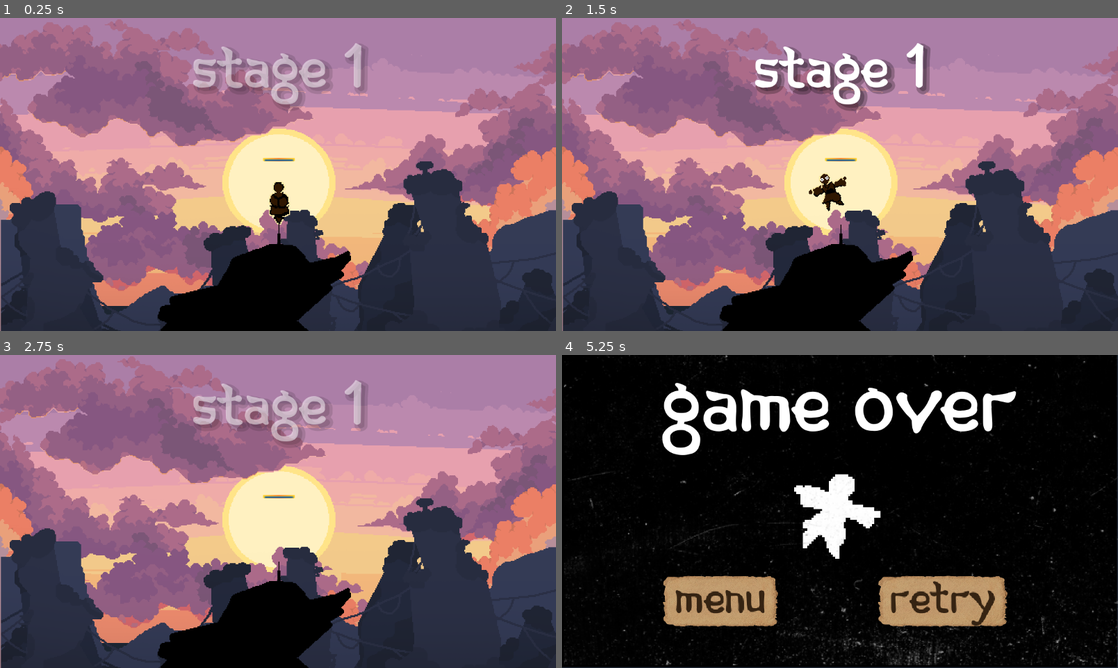
Above: before the commit, frames 1-4 (two rows, left to right).
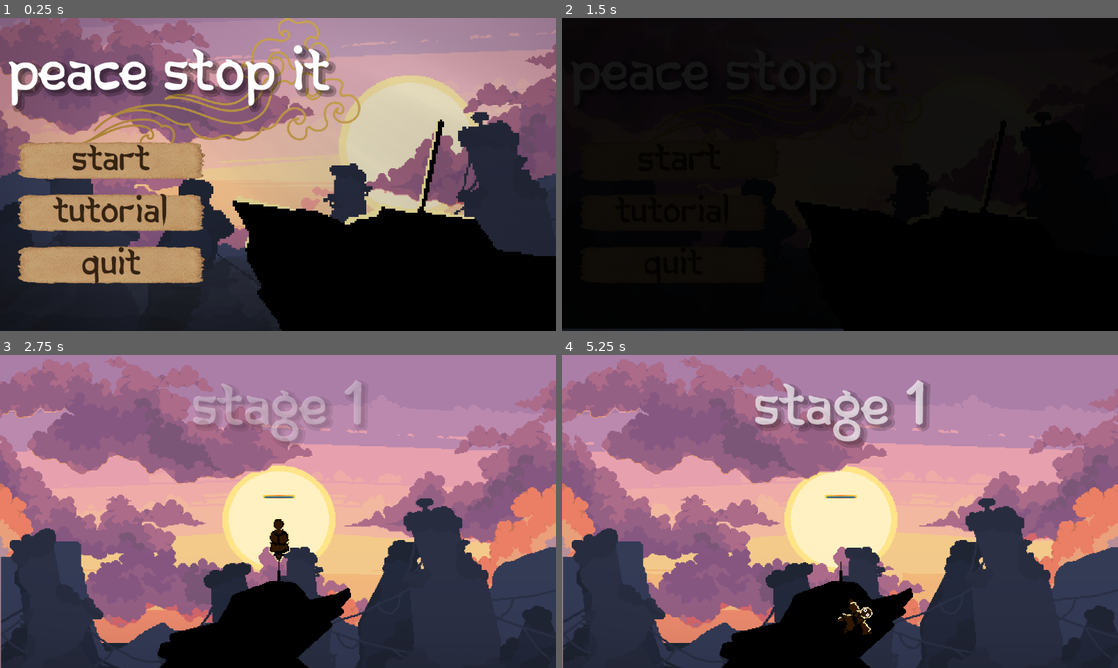
Above: after the commit, the same moments.

Repository: BluePolar282/Jame-Gam-58-2
Game: Godot game, scene res://Jame-Gam-58/UI/scenes/main_manu.tscn
Same seed, same stepped clock (60 frames per second), same inputs: the game is played once before the commit and once after it. Before the commit the project starts from res://Jame-Gam-58/Utilities/scenes/main_scene.tscn.
Inputs (mouse positions are in pixels of both pictures, inside the frame that each line leads up to):
- Up to frame 1 (0.25 s): no input
- Up to frame 2 (1.5 s): click (673, 161) at 0.5 s, where only the run after the commit has a clickable "Start"; tap Enter at 1.25 s; move the mouse to (867, 174) at 1.27 s; hold W (up) from 1.28 s (still down)
- Up to frame 3 (2.75 s): keep holding W (up); move the mouse to (250, 511) at 2.02 s
- Up to frame 4 (5.25 s): keep holding W (up); move the mouse to (851, 505) at 2.77 s; move the mouse to (834, 517) at 3.52 s; move the mouse to (878, 514) at 4.27 s; move the mouse to (795, 508) at 5.02 s

The runs differ from the first frame. In frame 1, 76% of the frame differs, in the area x 0-100%, y 0-100%; in frame 2, 94%; in frame 3, 10%; in frame 4, 95%.

Commit message:
val changes

Diff:
--- a/Jame-Gam-58/Objects/scripts/tower.gd
+++ b/Jame-Gam-58/Objects/scripts/tower.gd
@@ -39,10 +39,10 @@
 func _on_left_side_entered(area: Area2D) -> void:
 	if area.is_in_group("Bullet"):
 		print("left hit")
-		balance_bar.nudge(250.0)
+		balance_bar.nudge(370.0)
 
 
 func _on_right_side_entered(area: Area2D) -> void:
 	if area.is_in_group("Bullet"):
 		print("right hit")
-		balance_bar.nudge(-250.0)
+		balance_bar.nudge(-370.0)
--- a/Jame-Gam-58/Utilities/scripts/balanceBar.gd
+++ b/Jame-Gam-58/Utilities/scripts/balanceBar.gd
@@ -1,8 +1,8 @@
 extends Sprite2D
 @onready var early_head: Sprite2D = $earlyHead
 var velocity = 0.0
-const GRAVITY = 2.0
-const MOUSE_FORCE = 2.5
+const GRAVITY = 1.7
+const MOUSE_FORCE = 2.8
 
 func start_fade(timer):
 	while modulate.a > 0:
@@ -43,7 +43,7 @@
 
 	Globals.tilt = remap(early_head.global_position.x - global_position.x, -3000, 3000, -5, 5)
 
-	if (early_head.global_position.x - global_position.x) <= -400 or (early_head.global_position.x - global_position.x) >= 400:
+	if (early_head.global_position.x - global_position.x) <= -425 or (early_head.global_position.x - global_position.x) >= 425:
 		Globals.game_over.emit()
 		$slipSound.play()
 		start_fade(0.1)
--- a/project.godot
+++ b/project.godot
@@ -11,7 +11,7 @@
 [application]
 
 config/name="JameGam#58 - Direction"
-run/main_scene="res://Jame-Gam-58/Utilities/scenes/main_scene.tscn"
+run/main_scene="res://Jame-Gam-58/UI/scenes/main_manu.tscn"
 config/features=PackedStringArray("4.3", "Forward Plus")
 config/icon="res://icon.svg"
 
Binary file added: Jame-Gam-58/Objects/assets/background/enso.png
Not shown: 1 places in Jame-Gam-58/Objects/scenes/tower.tscn that only renumber resources
